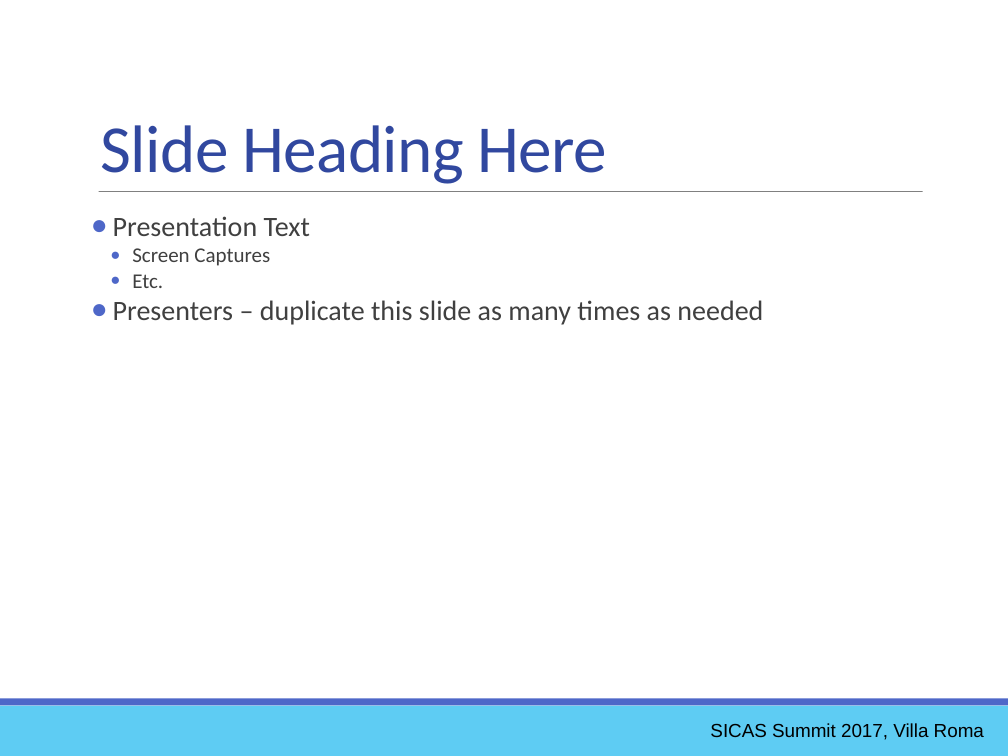
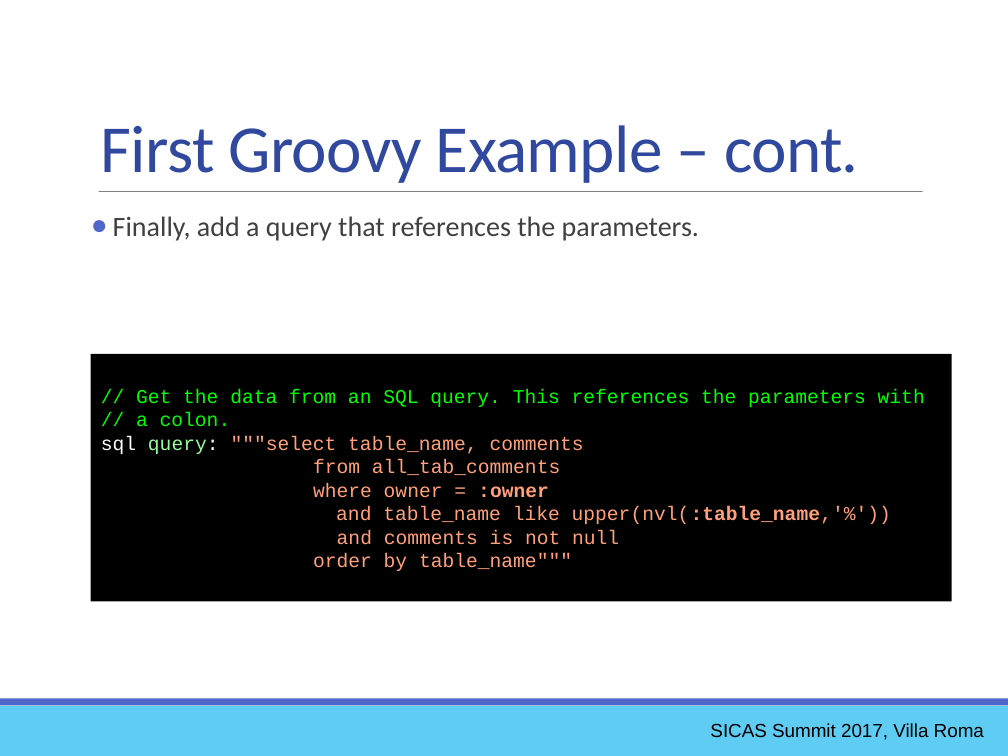
Before and after one commit to ewcole/simple_report, a slide deck: slide 17 of docs/SICAS_2017/Cole_Drop-In Reporting with Groovy.pptx (slide 16 before the commit). Drawn at 1008x756 pixels with LibreOffice and Linux fonts; fonts in the diff are those of the drawing. Boxes give left, top, right and bottom in pixels: in the first picture for what was removed or moved away, otherwise in the second. Text is boxed around its words. In the diff, an @@ line names an element or a change of style, - is before the commit and + after.

Commit message:
Complete slides for first groovy example

```diff
--- a/docs/SICAS_2017/Cole_Drop-In Reporting with Groovy.pptx
+++ b/docs/SICAS_2017/Cole_Drop-In Reporting with Groovy.pptx
@@ text at [101,125,859,183]: text changed @@
-Slide Heading Here
+First Groovy Example – cont.
@@ text at [113,216,699,241]: text changed @@
-● Presentation Text
-      ● Screen Captures
-      ● Etc.
-● Presenters – duplicate this slide as many times as needed
+● Finally, add a query that references the parameters.
@@ rectangle added at [91,354,952,602], fill #000000, 14 pt, text #FFA07A @@
+// Get the data from an SQL query. This references the parameters with
+// a colon.
+sql query: """select table_name, comments
+from all_tab_comments
+where owner = :owner
+and table_name like upper(nvl(:table_name,'%'))
+and comments is not null
+order by table_name"""
```
Also in this commit, not shown: 2 other slides changed, 2 slides added, 1 slide removed, 1 other file.
